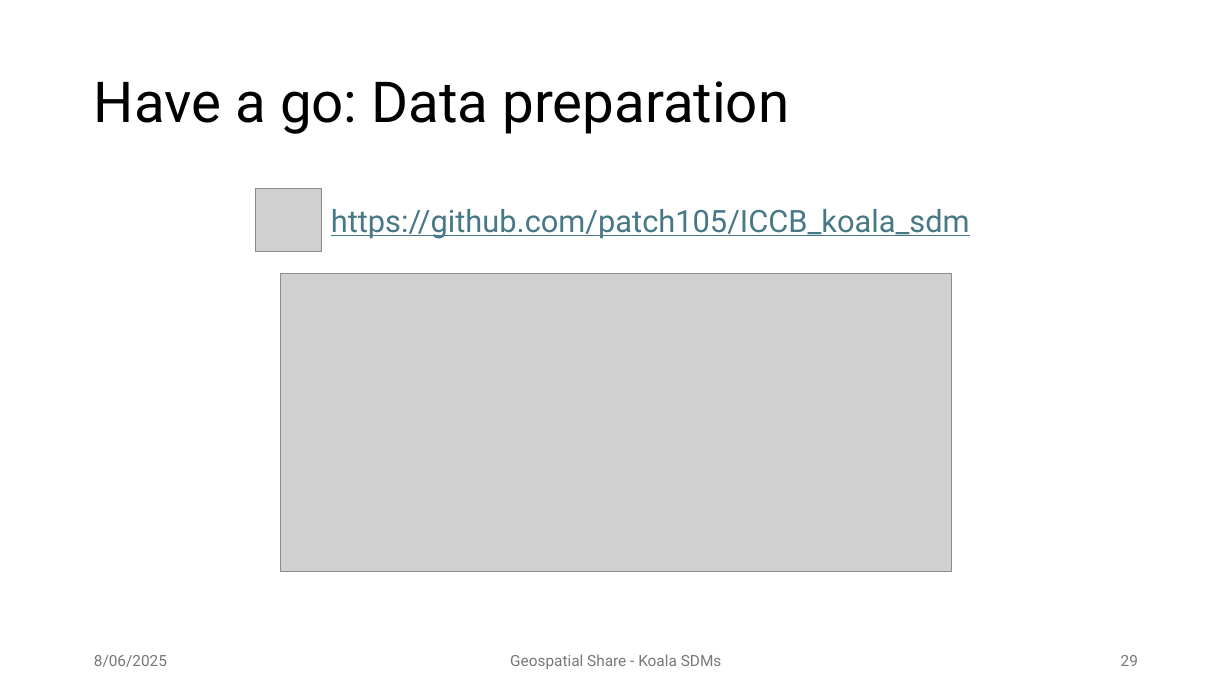
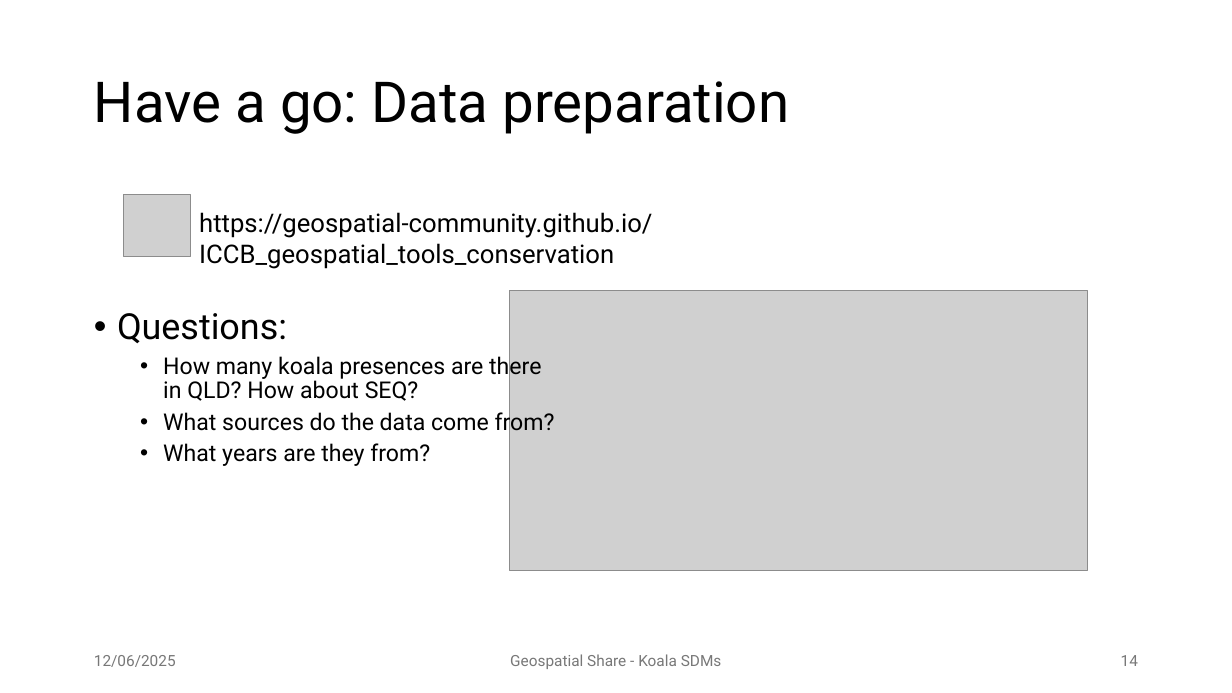
Before and after one commit to patch105/ICCB_koala_sdm, a slide deck: slide 14 of ICCB_koala_sdm_slides.pptx (slide 29 before the commit). Drawn at 1232x693 pixels with LibreOffice and Linux fonts; fonts in the diff are those of the drawing; grey boxes stand for pictures; background and template pictures are left out. Boxes give left, top, right and bottom in pixels: in the first picture for what was removed or moved away, otherwise in the second. Text is boxed around its words. In the diff, an @@ line names an element or a change of style, - is before the commit and + after.

```diff
--- a/ICCB_koala_sdm_slides.pptx
+++ b/ICCB_koala_sdm_slides.pptx
@@ picture: place and size @@
-picture at box(255, 189, 322, 252)
+picture at box(124, 194, 190, 257)
@@ text at box(199, 212, 652, 269): text changed; size 24 to 20 pt; text colour #467886 to #000000 @@
-https://github.com/patch105/ICCB_koala_sdm
+https://geospatial-community.github.io/ICCB_geospatial_tools_conservation
@@ picture: place and size @@
-picture at box(281, 274, 952, 572)
+picture at box(509, 290, 1087, 571)
@@ text added at box(117, 313, 555, 466), 18 pt, text #000000 @@
+• Questions:
+  • How many koala presences are there in QLD? How about SEQ?
+  • What sources do the data come from?
+  • What years are they from?
@@ text at box(94, 655, 176, 667): text changed @@
-8/06/2025
+12/06/2025
@@ page number at box(1121, 655, 1138, 666): text changed @@
-29
+14
```
Also in this commit, not shown: 26 other slides changed, 20 slides removed, 1 other file.
